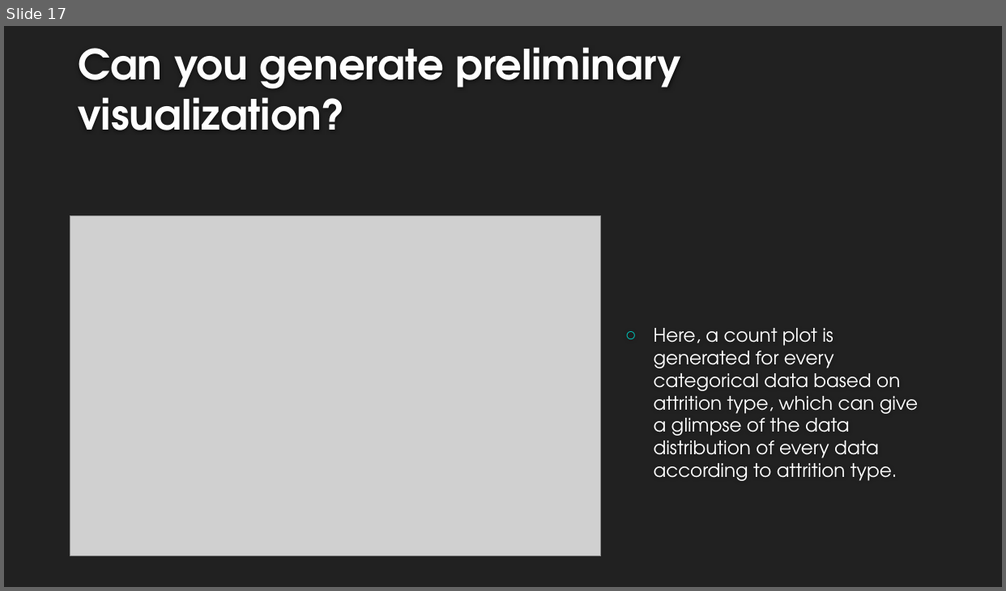
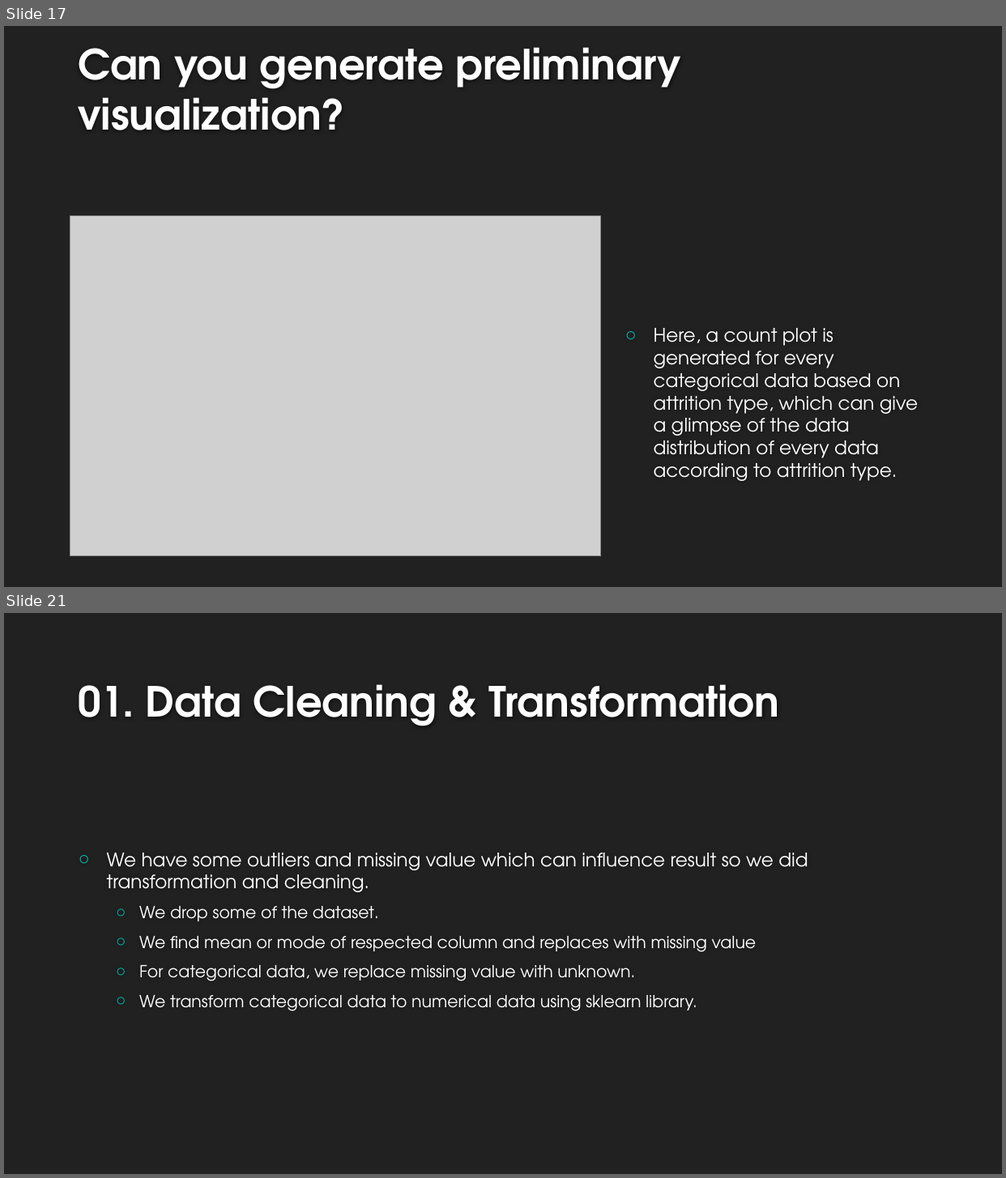
Before and after one commit to zeelmendpara05/IBM-HR-Atrrition, a slide deck: Team-5-project.pptx. Shown one above the other, each under a label of ours: slide 17 before the commit, slides 17 and 21 after it; the slides between them are not shown. The pictures are 1006x591 and 1006x1178 pixels, drawn with LibreOffice and Linux fonts; fonts in the diff are those of the drawing; grey boxes stand for pictures; background and template pictures are left out. Boxes give left, top, right and bottom in pixels: in the first picture for what was removed or moved away, otherwise in the second. Text is boxed around its words. In the diff, an @@ line names an element or a change of style, - is before the commit and + after.

```diff
--- a/Team-5-project.pptx
+++ b/Team-5-project.pptx
@@ slide 21 added at (4, 613, 1002, 1174), background #212121 @@
@@ title added at (78, 684, 780, 726), 40 pt, text #FEFEFE, bold @@
+01. Data Cleaning & Transformation
@@ text added at (107, 853, 808, 1012), 16 pt, text #FFFFFF @@
+○ We have some outliers and missing value which can influence result so we did transformation and cleaning.
+  ○ We drop some of the dataset.
+  ○ We find mean or mode of respected column and replaces with missing value
+  ○ For categorical data, we replace missing value with unknown.
+  ○ We transform categorical data to numerical data using sklearn library.
```
Also in this commit, not shown: 16 other slides added, 1 other file.
